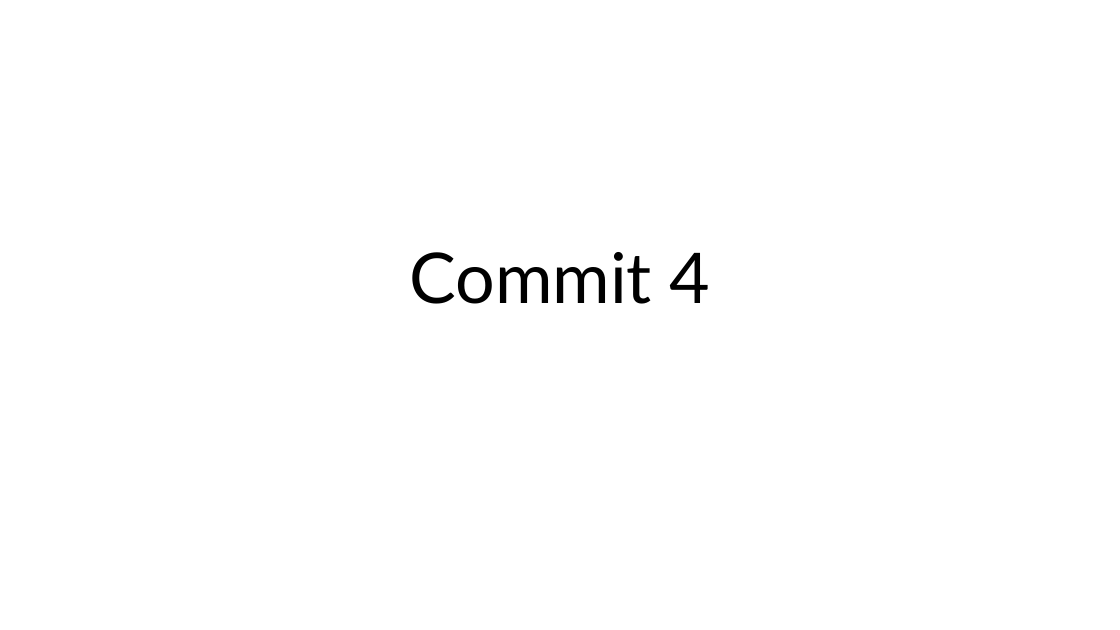
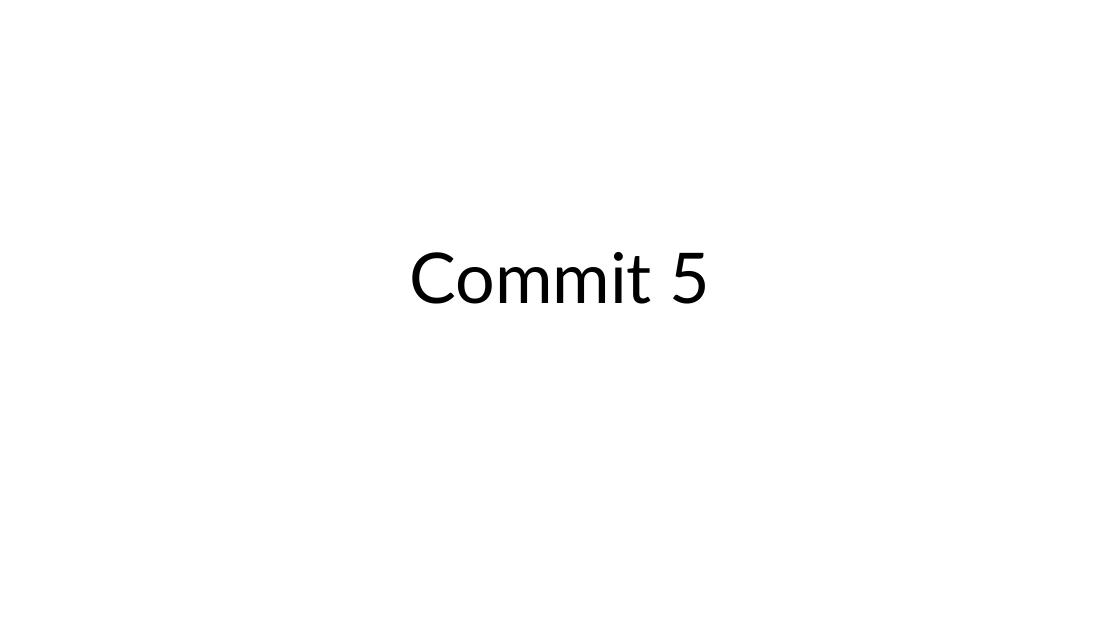
Before and after one commit to JoaoGSilveira/Prova-1, a slide deck: slide 1 of PowerPointTeste.pptx. Drawn at 1120x630 pixels with LibreOffice and Linux fonts; fonts in the diff are those of the drawing. Boxes give left, top, right and bottom in pixels: in the first picture for what was removed or moved away, otherwise in the second. Text is boxed around its words. In the diff, an @@ line names an element or a change of style, - is before the commit and + after.

```diff
--- a/PowerPointTeste.pptx
+++ b/PowerPointTeste.pptx
@@ title at box(409, 252, 711, 304): text changed @@
-Commit 4
+Commit 5
```
Also in this commit, not shown: 4 other files.
